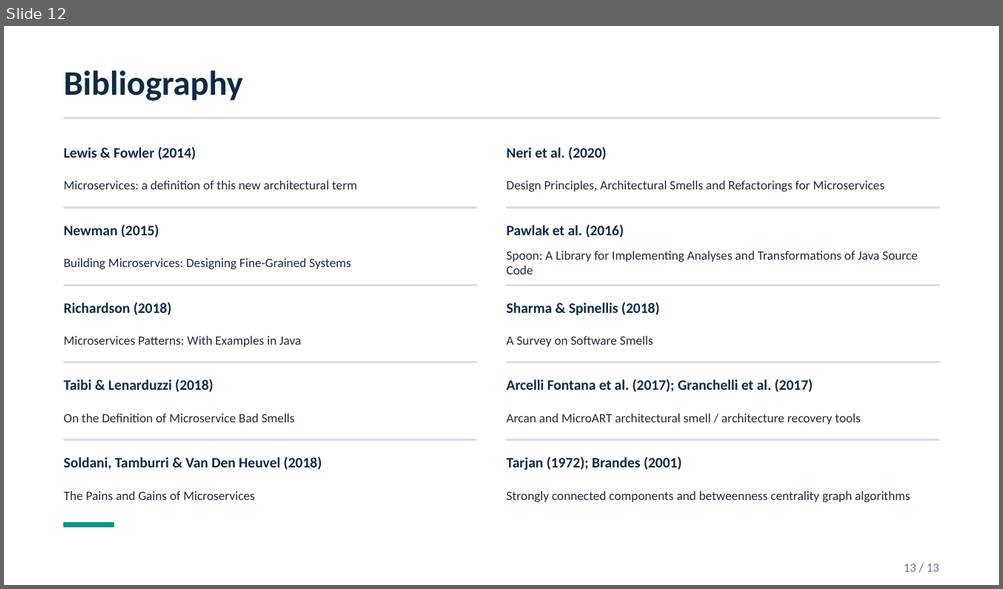
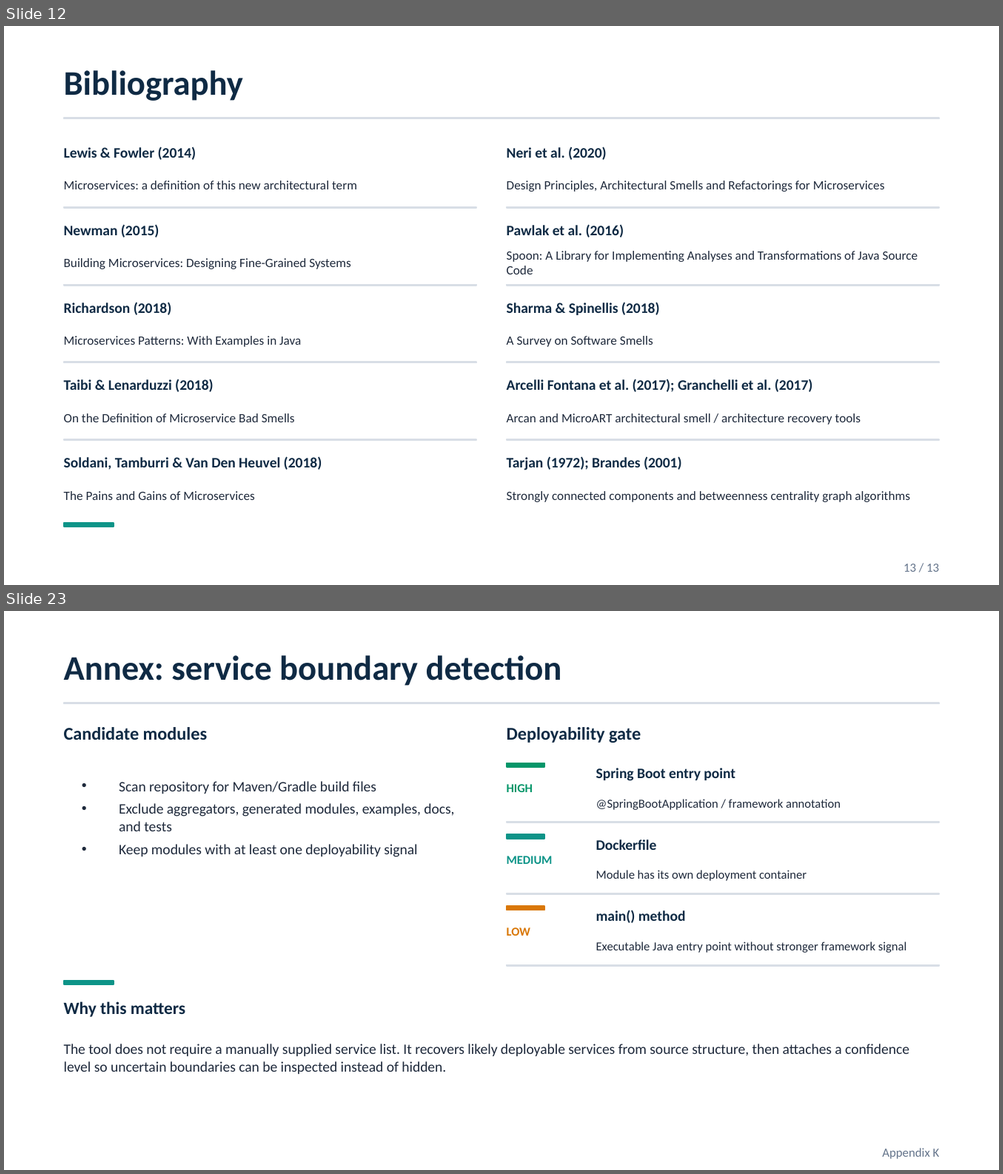
Before and after one commit to andrei45635/dissertation_backend, a slide deck: thesis/presentation/MSA_Detector_Defense_v2.pptx. Shown one above the other, each under a label of ours: slide 12 before the commit, slides 12 and 23 after it; the slides between them are not shown. The pictures are 1003x589 and 1003x1174 pixels, drawn with LibreOffice and Linux fonts; fonts in the diff are those of the drawing. Boxes give left, top, right and bottom in pixels: in the first picture for what was removed or moved away, otherwise in the second. Text is boxed around its words. In the diff, an @@ line names an element or a change of style, - is before the commit and + after.

```diff
--- a/thesis/presentation/MSA_Detector_Defense_v2.pptx
+++ b/thesis/presentation/MSA_Detector_Defense_v2.pptx
@@ slide 23 added at (x1=4, y1=611, x2=999, y2=1170), background #FFFFFF @@
@@ text added at (x1=64, y1=655, x2=562, y2=686), 25 pt, text #0F2A44, bold @@
+Annex: service boundary detection
@@ rectangle added at (x1=64, y1=703, x2=939, y2=703), fill #D8DEE6, outline #D8DEE6 1 pt @@
@@ text added at (x1=64, y1=727, x2=207, y2=740), 13 pt, text #0F2A44, bold @@
+Candidate modules
@@ text added at (x1=506, y1=727, x2=640, y2=743), 13 pt, text #0F2A44, bold @@
+Deployability gate
@@ rectangle added at (x1=506, y1=763, x2=544, y2=767), fill #059669, outline #059669 1 pt @@
@@ text added at (x1=119, y1=781, x2=454, y2=857), 10.5 pt, text #1E293B @@
+• Scan repository for Maven/Gradle build files
+• Exclude aggregators, generated modules, examples, docs, and tests
+• Keep modules with at least one deployability signal
@@ text added at (x1=506, y1=784, x2=532, y2=792), 8.8 pt, text #059669, bold @@
+HIGH
@@ text added at (x1=596, y1=768, x2=735, y2=781), 10.5 pt, text #0F2A44, bold @@
+Spring Boot entry point
@@ text added at (x1=596, y1=799, x2=840, y2=810), 8.9 pt, text #1E293B @@
+@SpringBootApplication / framework annotation
@@ rectangle added at (x1=506, y1=822, x2=939, y2=823), fill #D8DEE6, outline #D8DEE6 1 pt @@
@@ rectangle added at (x1=506, y1=834, x2=544, y2=839), fill #0D9488, outline #0D9488 1 pt @@
@@ text added at (x1=596, y1=840, x2=657, y2=850), 10.5 pt, text #0F2A44, bold @@
+Dockerfile
@@ text added at (x1=506, y1=856, x2=552, y2=864), 8.8 pt, text #0D9488, bold @@
+MEDIUM
@@ text added at (x1=596, y1=870, x2=806, y2=881), 8.9 pt, text #1E293B @@
+Module has its own deployment container
@@ rectangle added at (x1=506, y1=894, x2=939, y2=894), fill #D8DEE6, outline #D8DEE6 1 pt @@
@@ rectangle added at (x1=506, y1=906, x2=544, y2=911), fill #D97706, outline #D97706 1 pt @@
@@ text added at (x1=596, y1=910, x2=686, y2=923), 10.5 pt, text #0F2A44, bold @@
+main() method
@@ text added at (x1=506, y1=928, x2=530, y2=936), 8.8 pt, text #D97706, bold @@
+LOW
@@ text added at (x1=596, y1=942, x2=906, y2=953), 8.9 pt, text #1E293B @@
+Executable Java entry point without stronger framework signal
@@ rectangle added at (x1=506, y1=965, x2=939, y2=966), fill #D8DEE6, outline #D8DEE6 1 pt @@
@@ rectangle added at (x1=64, y1=981, x2=114, y2=985), fill #0D9488, outline #0D9488 1 pt @@
@@ text added at (x1=64, y1=1002, x2=185, y2=1017), 12.5 pt, text #0F2A44, bold @@
+Why this matters
@@ text added at (x1=64, y1=1044, x2=909, y2=1074), 10.5 pt, text #1E293B @@
+The tool does not require a manually supplied service list. It recovers likely deployable services from source structure, then attaches a confidence level so uncertain boundaries can be inspected instead of hidden.
@@ text added at (x1=882, y1=1148, x2=939, y2=1159), 9 pt, text #64748B @@
+Appendix K
```
Also in this commit, not shown: 7 slides changed, 5 other slides added, 1 slide removed, 2 other files.
